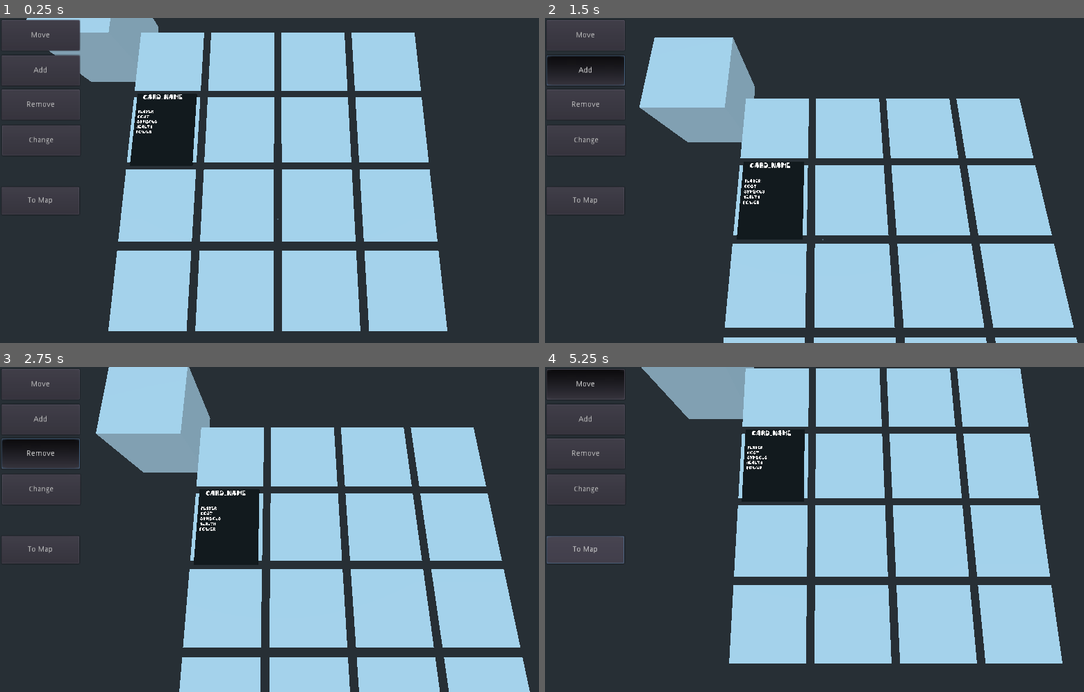
Above: before the commit, frames 1-4 (two rows, left to right).
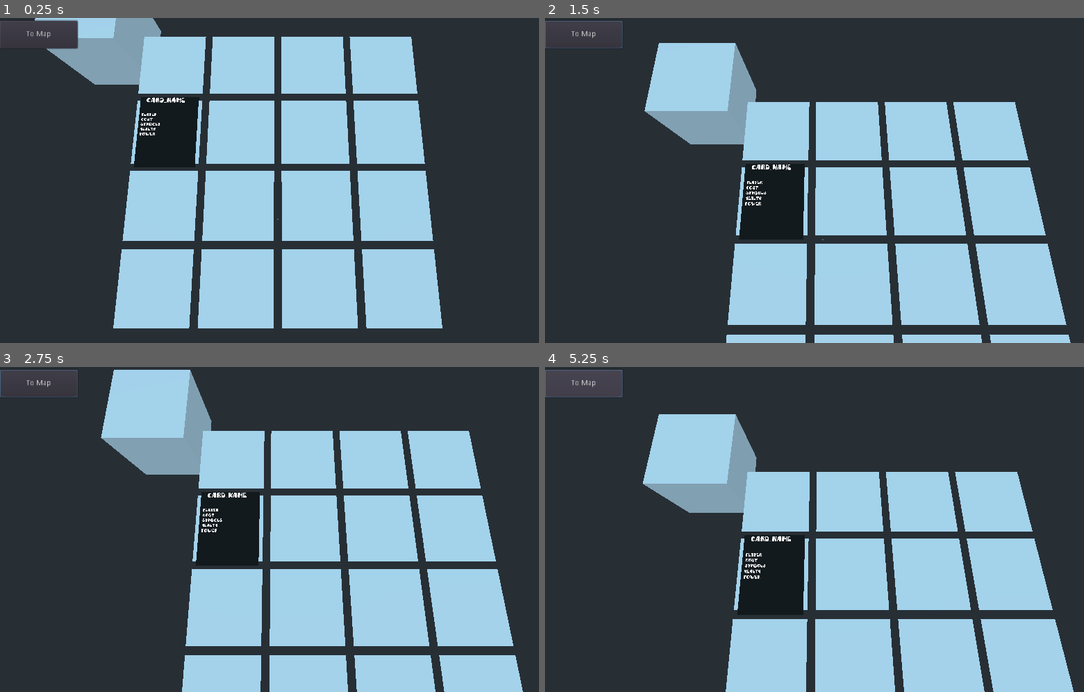
Above: after the commit, the same moments.

Repository: tpgame-spbstu/Tabletop-roguelike
Game: Godot game, scene res://Fight/fight_location.tscn
The game is run twice, just before and just after one commit, with the same random seed, the same clock (stepped at 60 frames per second) and the same inputs. This scene is started directly instead of the project's main scene.
Inputs (mouse positions are in pixels of both pictures, inside the frame that each line leads up to):
- Up to frame 1 (0.25 s): no input
- Up to frame 2 (1.5 s): click (588, 34) at 0.5 s, where only the run before the commit has a clickable "Move"; click (588, 70) at 1.25 s, where only the run before the commit has a clickable "Add"
- Up to frame 3 (2.75 s): click (43, 454) at 2 s, where only the run before the commit has a clickable "Remove"
- Up to frame 4 (5.25 s): click (588, 490) at 2.75 s, where only the run before the commit has a clickable "Change"; click "To Map" at 3.5 s; click (588, 383) at 4.25 s, where only the run before the commit has a clickable "Move"; click "To Map" at 5 s

The runs differ from the first frame. In frame 1, 6.6% of the frame differs, in the area x 0-83%, y 0-97%; in frame 2, 6.8%; in frame 3, 6.6%; in frame 4, 39%, in the area x 0-99%, y 0-100%.
Error before the commit: Invalid get index 'cards' (on base: 'Nil'). (res://Fight/fight_location.gd:168)

Commit message:
Отрефакторил код

Diff:
--- a/Card/card.gd
+++ b/Card/card.gd
@@ -5,15 +5,15 @@
 var BoardCell := load("res://Fight/board_cell.gd") as Script
 var HandCell := load("res://Fight/hand_cell.gd") as Script
 var CardConfig := load("res://Card/card_config.gd")
-export var is_owned_by_player_1 : bool
+export var owner_number : int
 var src_config
 var card_name : String
 var play_cost : Cost
 onready var symbols = $symbols
 export var health : int
 var power : int
-
 var animation = null
+const player_attack_direction = {1: 1, 2: -1}
 
 onready var card_visuals_2d = $card_visuals/Viewport/card_visuals_2d
 
@@ -21,8 +21,8 @@
 signal animation_ended()
 
 
-func initialize(card_config, is_owned_by_player1):
-	self.is_owned_by_player_1 = is_owned_by_player1
+func initialize(card_config, owner_number):
+	self.owner_number = owner_number
 	src_config = card_config
 	card_name = card_config.card_name
 	play_cost = card_config.play_cost
@@ -62,21 +62,22 @@
 func process_attack(fight_state):
 	var board_cell = get_board_cell_or_null()
 	assert(board_cell != null)
-	var target_board_cell = board_cell.get_relative_board_cell(1, 0)
+	var target_board_cell = board_cell.get_relative_board_cell(player_attack_direction[owner_number], 0)
 	if target_board_cell == null:
 		return
 	if BoardCell.instance_has(target_board_cell):
 		var target_card = target_board_cell.get_card_or_null()
 		if target_card == null:
-			if target_board_cell.is_player_2_base():
-				fight_state.player_2_health -= power
+			if target_board_cell.is_enemy_base(owner_number):
+				fight_state.reduse_enemy_health(owner_number, power)
 			return
-		if target_card.is_owned_by_player_1:
+		if target_card.owner_number == owner_number:
 			return
 		target_card.reduce_health(power)
 	else:
-		if target_board_cell == "up":
-			fight_state.player_2_health -= power
+		if target_board_cell != owner_number:
+			fight_state.reduse_enemy_health(owner_number, power)
+
 
 
 func get_move_cost_or_null(target_board_cell):
@@ -90,9 +91,9 @@
 	delta_row_abs *= 1 if delta_row_abs > 0 else -1
 	var delta_column_abs = target_board_cell.column_index - board_cell.column_index
 	delta_column_abs *= 1 if delta_column_abs > 0 else -1
-	if target_board_cell.is_player_2_base() or (delta_row_abs > 1) or (delta_column_abs > 1) or (delta_row_abs != 0 and delta_column_abs != 0):
+	if target_board_cell.is_enemy_base(owner_number) or (delta_row_abs + delta_column_abs != 1):
 		return null
-	if board_cell.is_player_1_base() && delta_row_abs == 1:
+	if board_cell.is_friendly_base(owner_number) && delta_row_abs == 1:
 		return Cost.new(1, 0, 0)
 	else:
 		return Cost.new(2, 0, 0)
--- a/Card/card_visuals_2d.gd
+++ b/Card/card_visuals_2d.gd
@@ -6,7 +6,7 @@
 func update_to_card(card):
 	card_name_label.text = card.card_name
 	var params_text = ""
-	params_text += String(card.is_owned_by_player_1)
+	params_text += String(card.owner_number)
 	params_text += "\n"
 	params_text += String(card.play_cost.energy)
 	params_text += "\n"
--- a/Fight/board.gd
+++ b/Fight/board.gd
@@ -17,9 +17,9 @@
 
 func get_board_cell(row_index, column_index):
 	if row_index < 0:
-		return "up"
+		return 2
 	if row_index >= rows_count:
-		return "down"
+		return 1
 	if column_index < 0 or column_index >= column_count:
 		return null
 	return get_child(row_index).get_child(column_index)
@@ -37,6 +37,6 @@
 		for row_index in range(rows_count - 1, -1, -1):
 			var cell = get_board_cell(row_index, column_index)
 			var card = cell.get_card_or_null()
-			if card == null or !card.is_owned_by_player_1:
+			if card == null or card.owner_number == 2:
 				continue
 			card.process_attack(fight_state)
--- a/Fight/board_cell.gd
+++ b/Fight/board_cell.gd
@@ -17,9 +17,20 @@
 			return child
 	return null
 
-
 func is_player_1_base():
 	return row_index == 0
+
+func is_friendly_base(owner_number):
+	if owner_number == 1:
+		return is_player_1_base()
+	else:
+		return is_player_2_base()
+
+func is_enemy_base(owner_number):
+	if owner_number == 1:
+		return is_player_2_base()
+	else:
+		return is_player_1_base()
 
 
 func is_player_2_base():
--- a/Fight/deck.gd
+++ b/Fight/deck.gd
@@ -18,7 +18,7 @@
 func add_new_card_to_bottom(card_config):
 	var new_card = CardScene.instance()
 	deck_list.add_child(new_card)
-	new_card.initialize(card_config, true)
+	new_card.initialize(card_config, 1)
 
 func _on_Area_input_event(camera: Node, event: InputEvent, position: Vector3, normal: Vector3, shape_idx: int):
 	if event is InputEventMouseButton:
--- a/Fight/fight_location.gd
+++ b/Fight/fight_location.gd
@@ -5,8 +5,6 @@
 onready var hand := $hand
 onready var deck := $deck
 onready var bell := $bell
-
-
 
 
 var FightStateManager := preload("res://Fight/fight_state_manager.gd")
@@ -78,7 +76,7 @@
 	else:
 		if card == null:
 			return
-		if !card.is_owned_by_player_1:
+		if card.owner_number == 2:
 			return
 		fight_state.card_to_move = card
 		selector.move_to(board_cell)
@@ -168,10 +166,6 @@
 	deck.add_new_card_to_bottom(deck_config.cards[randi() % deck_config.cards.size()])
 
 
-func _on_button_remove_pressed():
-	pass
-
-
 func _on_button_change_pressed():
 	pass
 
--- a/Fight/fight_location.tscn
+++ b/Fight/fight_location.tscn
@@ -24,8 +24,6 @@
 
 [sub_resource type="BoxShape" id=4]
 extents = Vector3( 0.45, 0.1, 0.5 )
-
-[sub_resource type="ButtonGroup" id=3]
 
 [node name="fight_location" type="Spatial"]
 script = ExtResource( 1 )
@@ -79,6 +77,7 @@
 transform = Transform( 1, 0, 0, 0, 1, 0, 0, 0, 1, 1.5, 0, 0 )
 
 [node name="card" parent="board/row_2/cell_0" instance=ExtResource( 8 )]
+owner_number = 2
 health = 1
 
 [node name="cell_1" parent="board/row_2" instance=ExtResource( 4 )]
@@ -141,63 +140,20 @@
 "_edit_use_anchors_": false
 }
 
-[node name="button_move" type="Button" parent="Control"]
-margin_left = 3.0
-margin_top = 4.0
-margin_right = 147.0
-margin_bottom = 60.0
-toggle_mode = true
-group = SubResource( 3 )
-text = "Move"
-
-[node name="button_add" type="Button" parent="Control"]
-margin_left = 3.0
-margin_top = 69.0
-margin_right = 147.0
-margin_bottom = 125.0
-toggle_mode = true
-group = SubResource( 3 )
-text = "Add"
-
-[node name="button_remove" type="Button" parent="Control"]
-margin_left = 3.0
-margin_top = 132.0
-margin_right = 147.0
-margin_bottom = 188.0
-toggle_mode = true
-group = SubResource( 3 )
-text = "Remove"
-__meta__ = {
-"_edit_use_anchors_": false
-}
-
-[node name="button_change" type="Button" parent="Control"]
-margin_left = 4.0
-margin_top = 198.0
-margin_right = 148.0
-margin_bottom = 254.0
-toggle_mode = true
-group = SubResource( 3 )
-text = "Change"
-
 [node name="button_exit_to_map" type="Button" parent="Control"]
-margin_left = 3.0
-margin_top = 312.0
-margin_right = 146.0
-margin_bottom = 363.0
+margin_top = 5.0
+margin_right = 143.0
+margin_bottom = 56.0
 text = "To Map"
 __meta__ = {
 "_edit_use_anchors_": false
 }
 
 [node name="Camera" type="Camera" parent="."]
-transform = Transform( -1, -8.62331e-08, 1.43732e-08, 0, 0.164411, 0.986392, -8.74228e-08, 0.986392, -0.164411, 0, 2.91797, -0.677 )
+transform = Transform( -1, -8.62331e-08, 1.43732e-08, 0, 0.164411, 0.986392, -8.74228e-08, 0.986392, -0.164411, 0, 3, -0.677 )
+current = true
 script = ExtResource( 9 )
 
 [connection signal="input_event" from="bell/Area" to="bell" method="_on_Area_input_event"]
 [connection signal="input_event" from="deck/Area" to="deck" method="_on_Area_input_event"]
-[connection signal="pressed" from="Control/button_move" to="." method="_on_button_move_pressed"]
-[connection signal="pressed" from="Control/button_add" to="." method="_on_button_add_pressed"]
-[connection signal="pressed" from="Control/button_remove" to="." method="_on_button_remove_pressed"]
-[connection signal="pressed" from="Control/button_change" to="." method="_on_button_change_pressed"]
 [connection signal="pressed" from="Control/button_exit_to_map" to="." method="_on_button_exit_to_map_pressed"]
--- a/Fight/fight_state_manager.gd
+++ b/Fight/fight_state_manager.gd
@@ -109,6 +109,13 @@
 	print("extra_draws_count changet to %d" % extra_draws_count)
 
 
+func reduse_enemy_health(attacker_number, delta):
+	if attacker_number == 1:
+		set_player_1_health(player_1_health - delta)
+	else:
+		set_player_2_health(player_2_health - delta)
+
+
 func start():
 	set_loop_number(1)
 	set_player_1_health(5)
Not shown: 1 places in Fight/fight_location.tscn that only renumber resources
